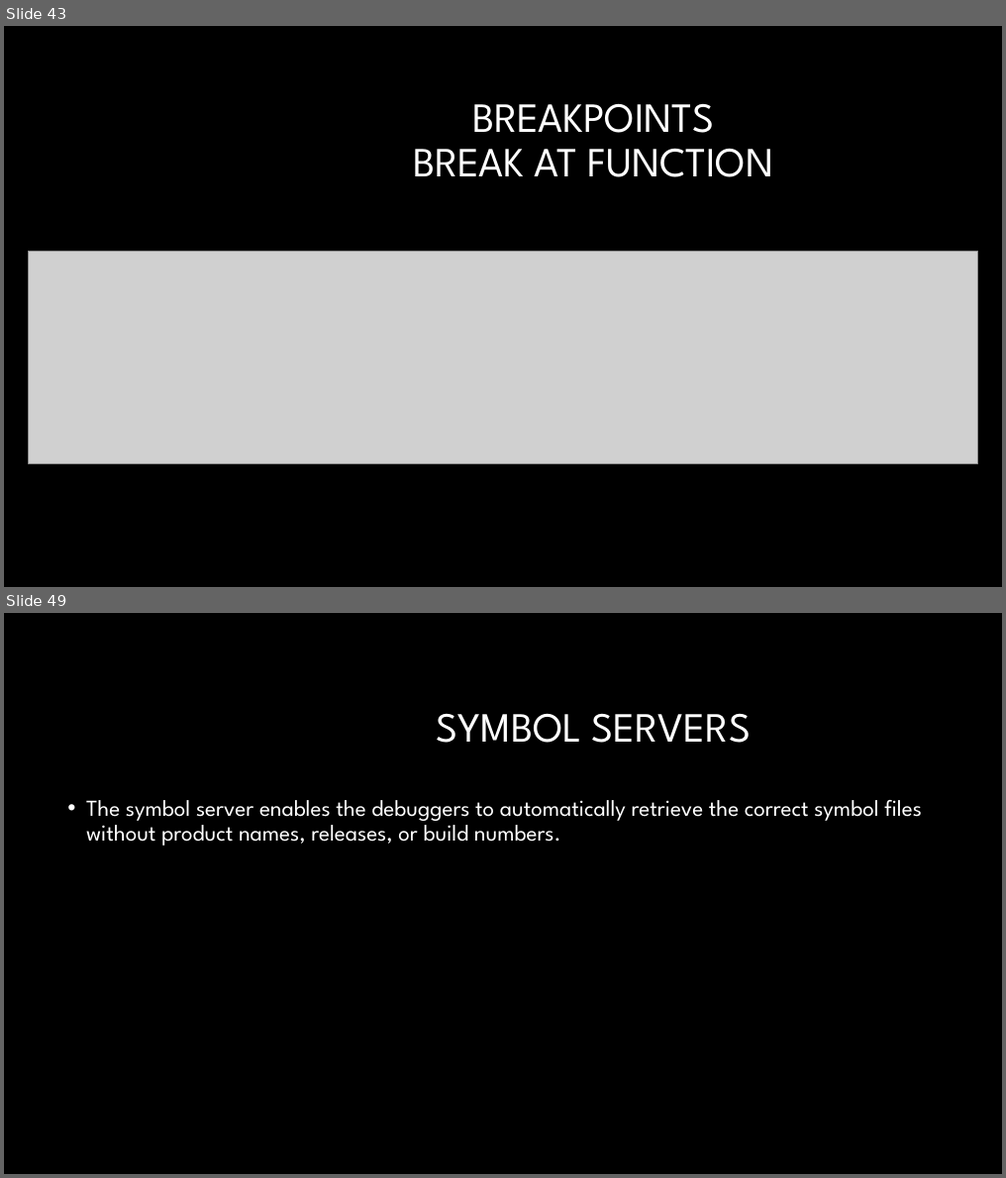
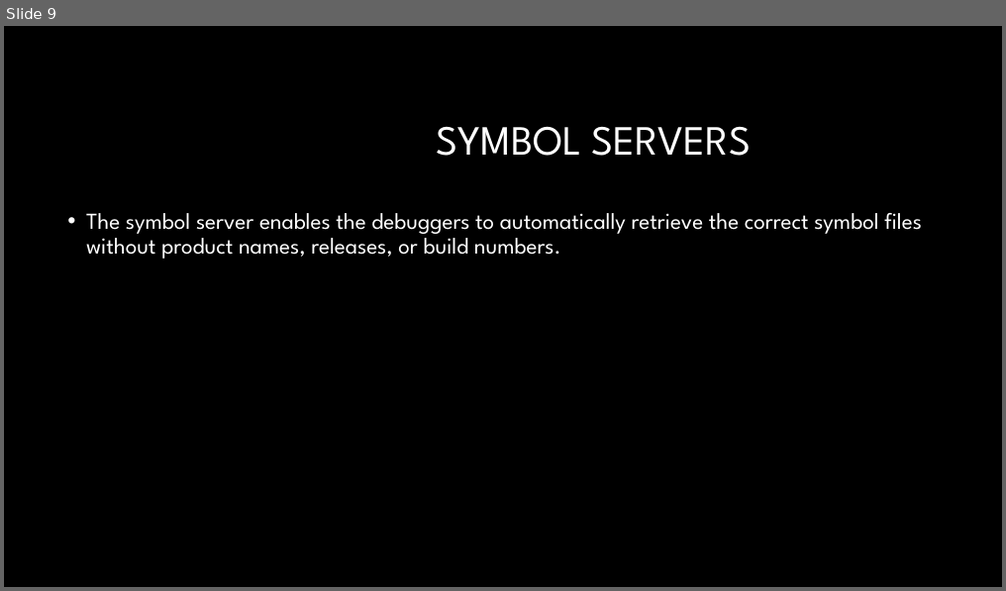
Before and after one commit to GBPhilip/Debugging, a slide deck: Debugging1.pptx. Shown one above the other, each under a label of ours: slides 43 and 49 before the commit, slide 9 after it; the slides between them are not shown. The pictures are 1006x1178 and 1006x591 pixels, drawn with LibreOffice and Linux fonts; fonts in the diff are those of the drawing; grey boxes stand for pictures; background and template pictures are left out. Boxes give left, top, right and bottom in pixels: in the first picture for what was removed or moved away, otherwise in the second. Text is boxed around its words. In the diff, an @@ line names an element or a change of style, - is before the commit and + after.

```diff
--- a/Debugging1.pptx
+++ b/Debugging1.pptx
@@ slide 43 removed at (4,26,1002,587), background #000000 @@
@@ title removed at (413,103,773,177) @@
-BREAKPOINTS
-BREAK AT FUNCTION
@@ picture removed at (29,252,978,464) @@
@@ what was slide 49 is now slide 9 @@
```
Also in this commit, not shown: 10 slides changed, 47 other slides removed, 5 other files.
